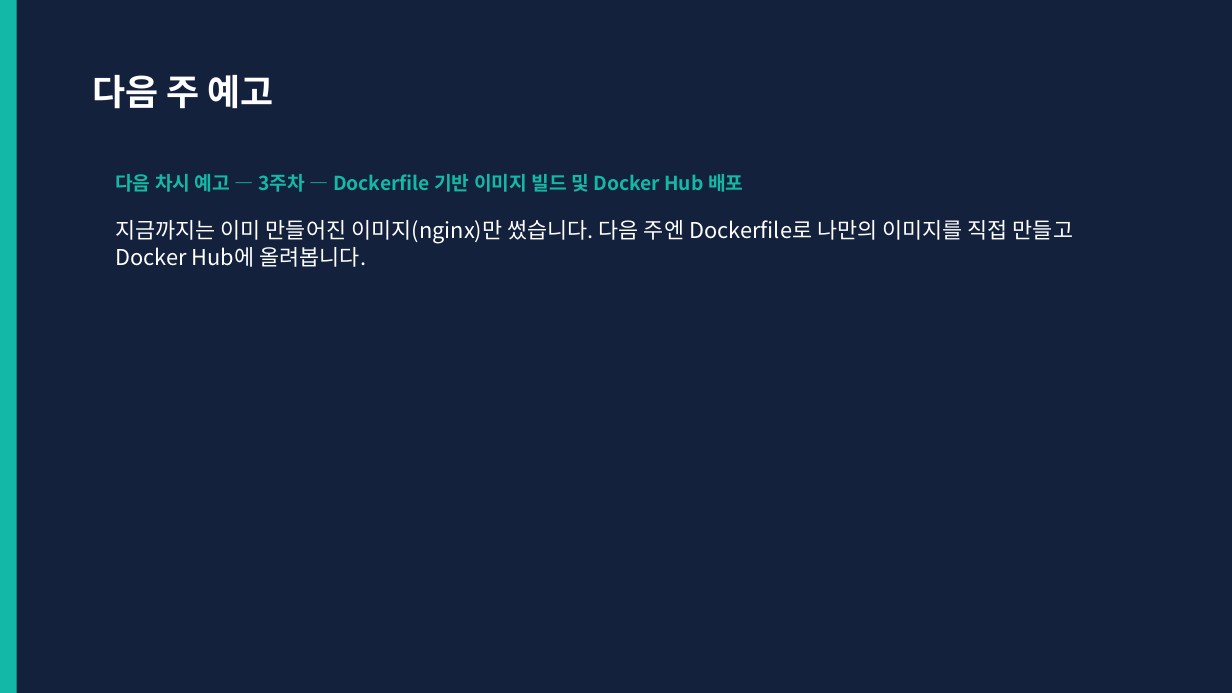
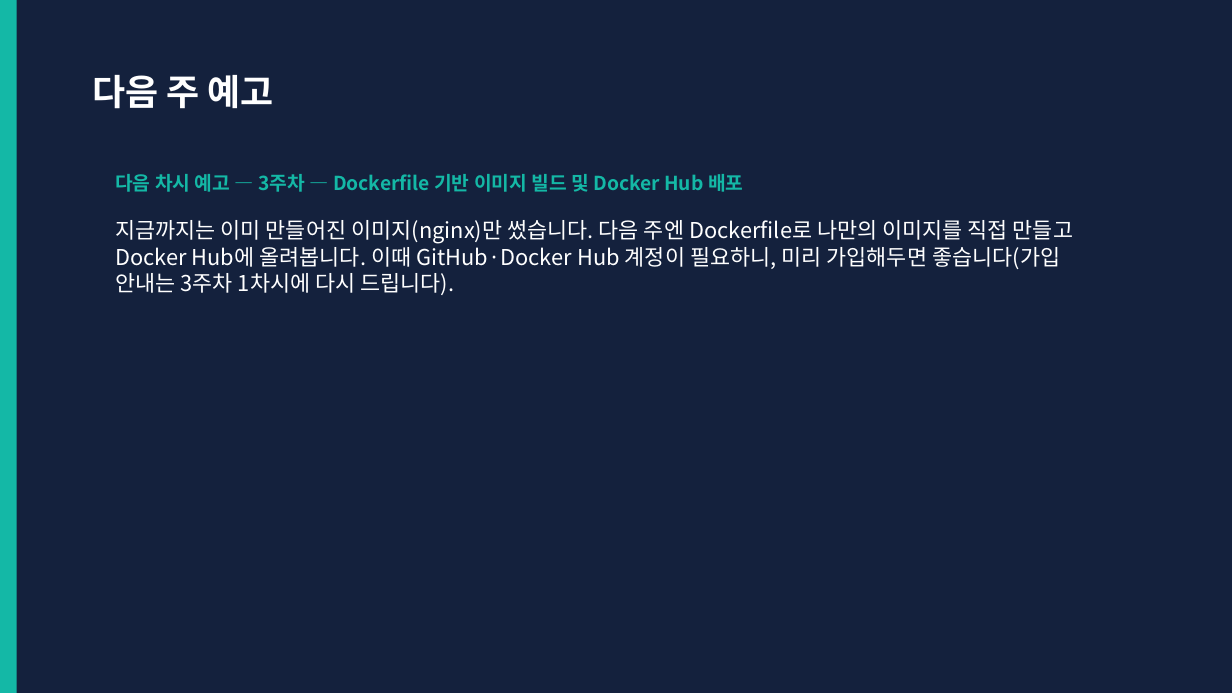
Before and after one commit to gorae-black/class, a slide deck: slide 12 of class/cloud_infra_mgmt/02주차_Docker기초/01_강의자료/3차시_NamedVolume비교와영속성심화_강의용.pptx. Drawn at 1232x693 pixels with LibreOffice and Linux fonts; fonts in the diff are those of the drawing. Boxes give left, top, right and bottom in pixels: in the first picture for what was removed or moved away, otherwise in the second. Text is boxed around its words. In the diff, an @@ line names an element or a change of style, - is before the commit and + after.

```diff
--- a/class/cloud_infra_mgmt/02주차_Docker기초/01_강의자료/3차시_NamedVolume비교와영속성심화_강의용.pptx
+++ b/class/cloud_infra_mgmt/02주차_Docker기초/01_강의자료/3차시_NamedVolume비교와영속성심화_강의용.pptx
@@ text at box(115, 220, 1073, 295): text changed @@
-지금까지는 이미 만들어진 이미지(nginx)만 썼습니다. 다음 주엔 Dockerfile로 나만의 이미지를 직접 만들고 Docker Hub에 올려봅니다.
+지금까지는 이미 만들어진 이미지(nginx)만 썼습니다. 다음 주엔 Dockerfile로 나만의 이미지를 직접 만들고 Docker Hub에 올려봅니다. 이때 GitHub·Docker Hub 계정이 필요하니, 미리 가입해두면 좋습니다(가입 안내는 3주차 1차시에 다시 드립니다).
```
Also in this commit, not shown: 3 other files.
